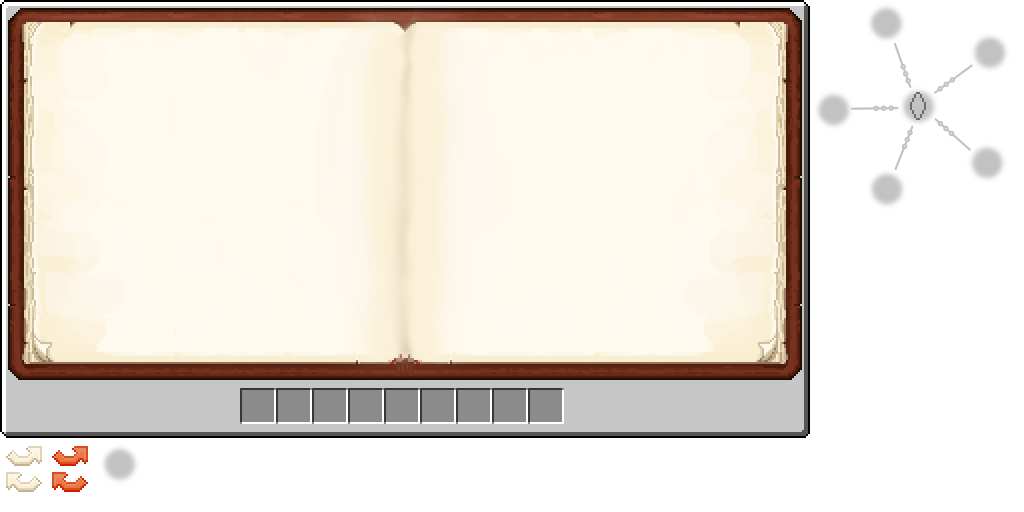
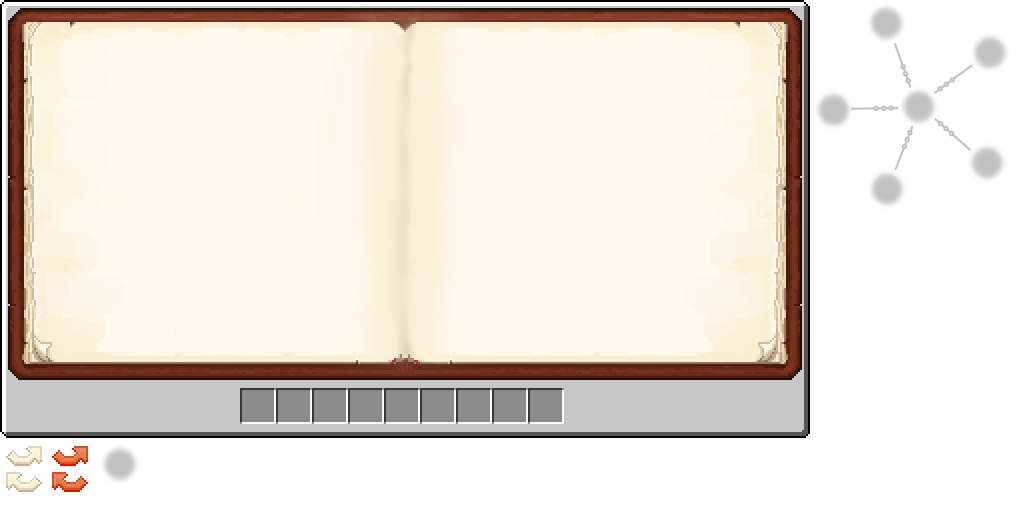
Layers edited between the first and the second 1024px x 512px image:
hid "gem" over (x1=910, y1=92, x2=926, y2=120)
